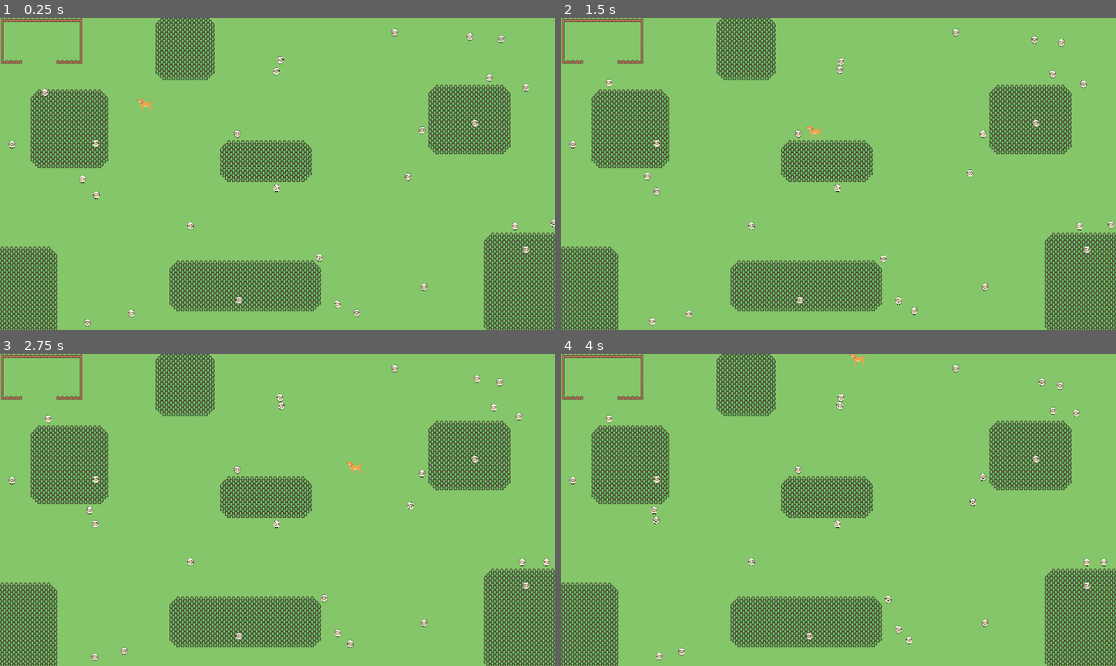
Above: before the commit, frames 1-4 (two rows, left to right).
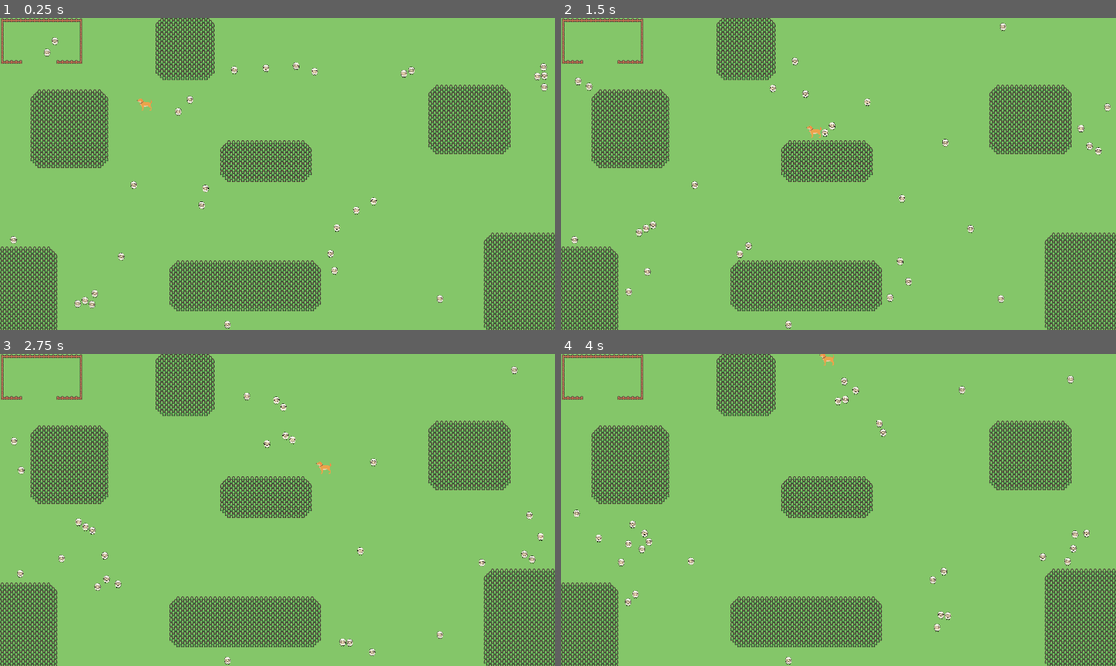
Above: after the commit, the same moments.

Repository: KatSukiFireStar/BoidGame
Game: Godot game, scene res://Scene/scene.tscn
Two runs of this game, one before a commit and one after it. Both use one fixed random seed, a clock stepped at 60 frames per second and the inputs below.
Inputs:
- Up to frame 1 (0.25 s): no input
- Up to frame 2 (1.5 s): hold Right (right) 0.53-1.28 s; hold Down (down) from 1.28 s (still down)
- Up to frame 3 (2.75 s): release Down (down) at 2.03 s; hold Right (right) from 2.03 s (still down)
- Up to frame 4 (4 s): release Right (right) at 2.78 s; hold Up (up) 2.78-3.53 s; hold Left (left) from 3.53 s (still down)

The runs differ from the first frame. In frame 1, 1.4% of the frame differs, in the area x 1-100%, y 3-100%; in frame 2, 1.4%; in frame 3, 1.4%; in frame 4, 1.5%, in the area x 1-99%, y 0-100%.

Commit message:
sheep doesn't spawn in wall anymore

Diff:
--- a/Script/GameManager.gd
+++ b/Script/GameManager.gd
@@ -22,18 +22,34 @@
 	maxX = screenSize.x
 	maxY = screenSize.y
 
+	var used_cells = foreground.get_used_cells()
+
 	for i in range(0, nbBoids):
 		var boid : Node2D = boidPrefab.instantiate()
 
-		var posX : float
-		var posY : float
+		var posX : int
+		var posY : int
 
-		posX = rng.randf_range(0, maxX)
-		posY = rng.randf_range(0, maxY)
+		var spawn : bool = false
+		var spawnPos : Vector2i
+		while not spawn:
+			spawn = true
 
-		#Check the spawn position and change it if in wall
+			posX = rng.randi_range(0, maxX)
+			posY = rng.randi_range(0, maxY)
 
-		boid.transform.origin = Vector2(posX, posY)
+			#Check the spawn position and change it if in wall
+
+			spawnPos = Vector2i(posX, posY)
+			for cells in used_cells:
+				var newCells = cells * 16
+				if spawnPos.x >= newCells.x && spawnPos.x <= newCells.x + 16 && \
+				 spawnPos.y >= newCells.y && spawnPos.y <= newCells.y + 16:
+					spawn = false
+
+
+		boid.transform.origin.x = spawnPos.x
+		boid.transform.origin.y = spawnPos.y
 
 		boid.maxX = maxX
 		boid.maxY = maxY
--- a/Script/boid.gd
+++ b/Script/boid.gd
@@ -3,12 +3,15 @@
 var maxX : int
 var maxY : int
 
+@export
+var speedScale : float = 20
+
 func move() -> void:
 	if abs(velocity.x) > 10 or abs(velocity.y) > 10:
 		var scaleFactor = 10 / max(abs(velocity.x), abs(velocity.y))
 
-		velocity.x *= scaleFactor
-		velocity.y *= scaleFactor
+		velocity.x *= scaleFactor * speedScale
+		velocity.y *= scaleFactor * speedScale
 
 	move_and_slide()
 
